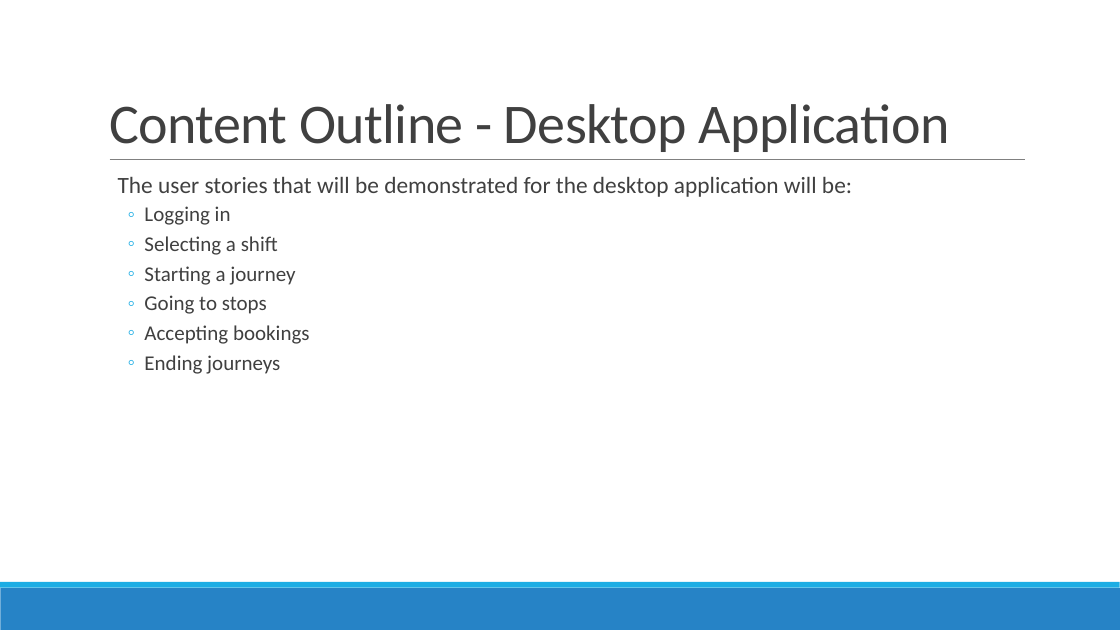
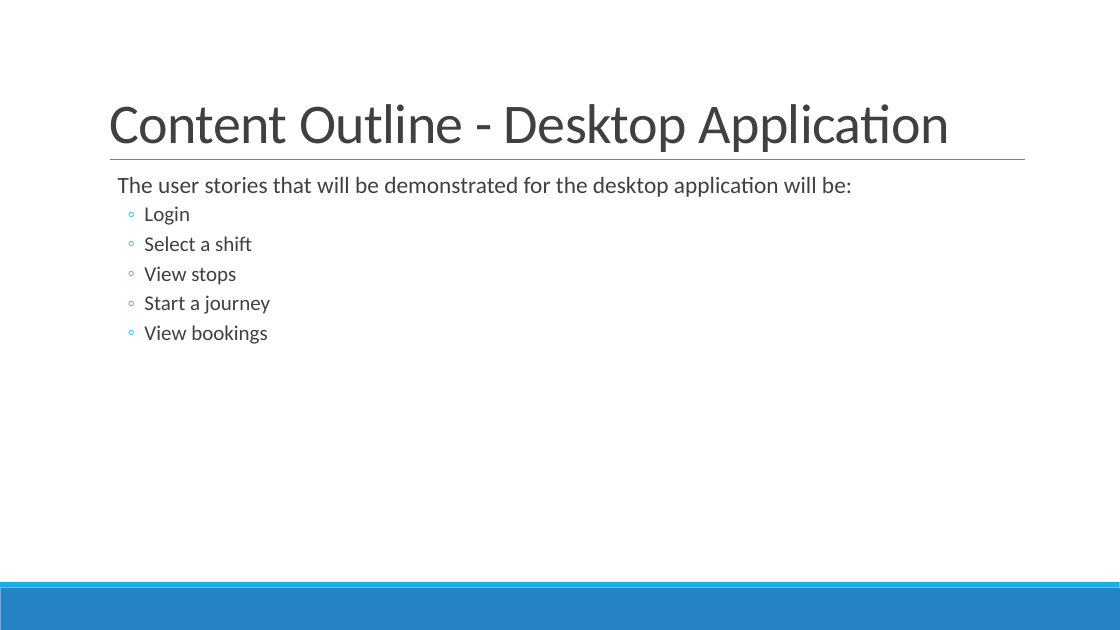
Before and after one commit to GoelBiju/Travel-Management-System, a slide deck: slide 5 of Documents/Presentation/PRCS252E - Presentation.pptx. Drawn at 1120x630 pixels with LibreOffice and Linux fonts; fonts in the diff are those of the drawing. Boxes give left, top, right and bottom in pixels: in the first picture for what was removed or moved away, otherwise in the second. Text is boxed around its words. In the diff, an @@ line names an element or a change of style, - is before the commit and + after.

```diff
--- a/Documents/Presentation/PRCS252E - Presentation.pptx
+++ b/Documents/Presentation/PRCS252E - Presentation.pptx
@@ text at box(144, 206, 270, 344): text changed @@
-  ◦ Logging in
-  ◦ Selecting a shift
-  ◦ Starting a journey
-  ◦ Going to stops
-  ◦ Accepting bookings
-  ◦ Ending journeys
+  ◦ Login
+  ◦ Select a shift
+  ◦ View stops
+  ◦ Start a journey
+  ◦ View bookings
```
Also in this commit, not shown: 11 other slides changed, 8 slides removed.
